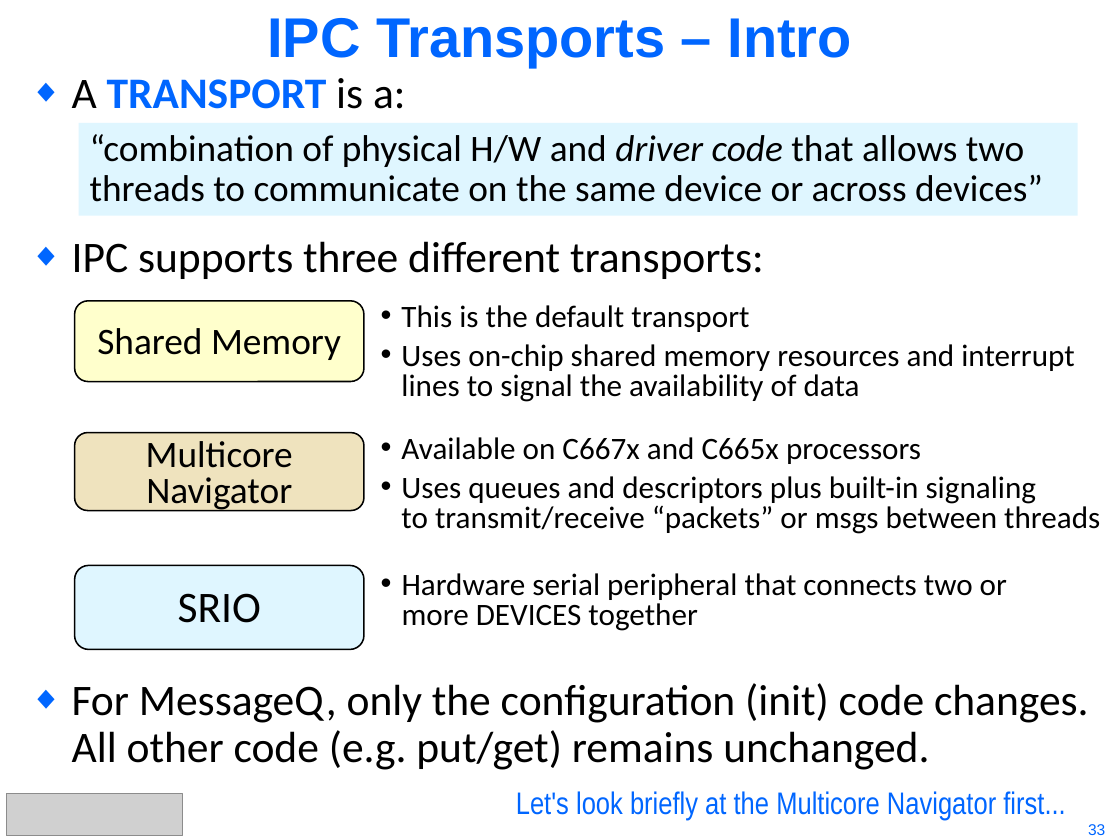
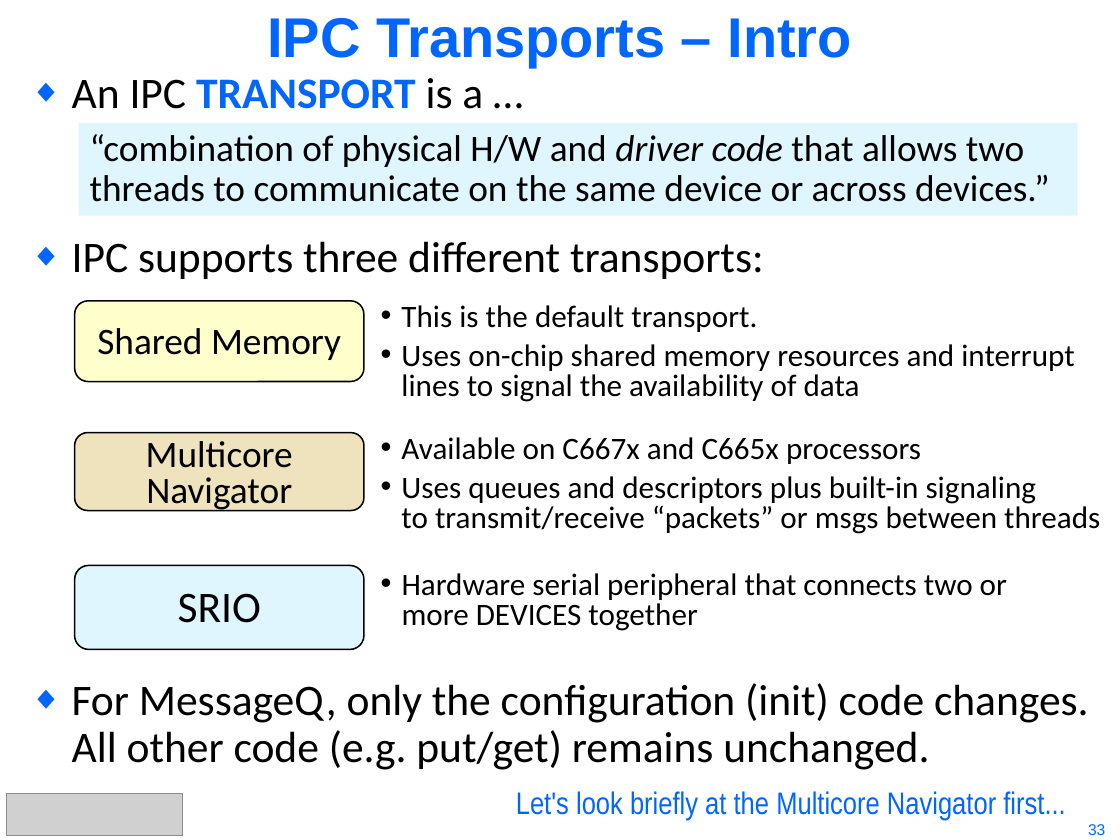
Before and after one commit to hari1989/keystone-workshop, a slide deck: slide 33 of preliminary/KeyStone Intro to IPC.pptx. Drawn at 1120x840 pixels with LibreOffice and Linux fonts; fonts in the diff are those of the drawing; grey boxes stand for pictures. Boxes give left, top, right and bottom in pixels: in the first picture for what was removed or moved away, otherwise in the second. Text is boxed around its words. In the diff, an @@ line names an element or a change of style, - is before the commit and + after.

```diff
--- a/preliminary/KeyStone Intro to IPC.pptx
+++ b/preliminary/KeyStone Intro to IPC.pptx
@@ text at (72,78,483,109): text changed; text colour #0066FF to #000000; bold off @@
-◆ A TRANSPORT is a:
+◆ An IPC TRANSPORT is a …
@@ text in rectangle at (90,134,1050,202): text changed @@
-“combination of physical H/W and driver code that allows two
-threads to communicate on the same device or across devices”
+“combination of physical H/W and driver code that allows two
+threads to communicate on the same device or across devices.”
@@ text at (401,305,757,332): text changed @@
-• This is the default transport
+• This is the default transport.
```
Also in this commit, not shown: 22 other slides changed.
